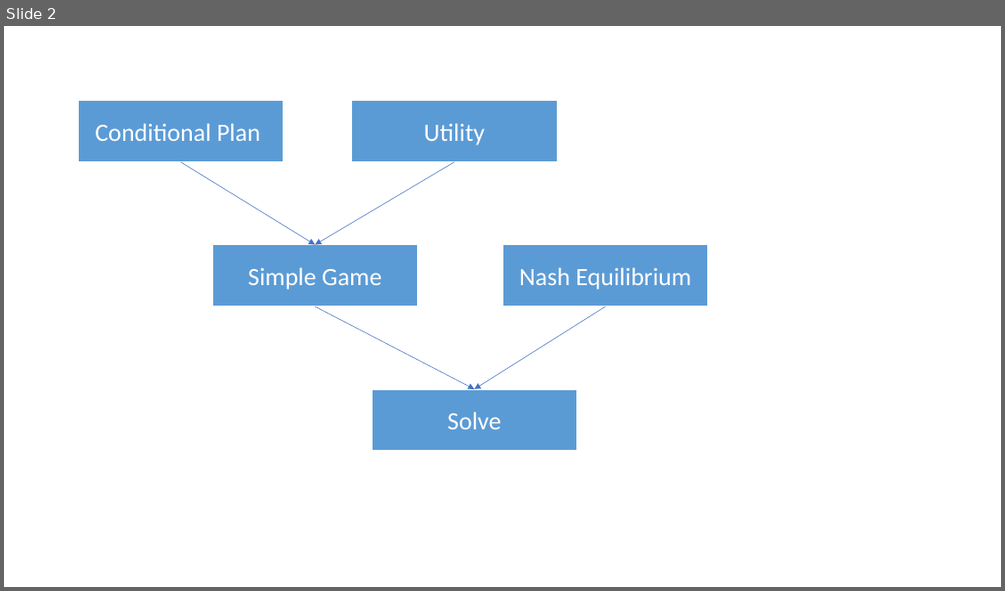
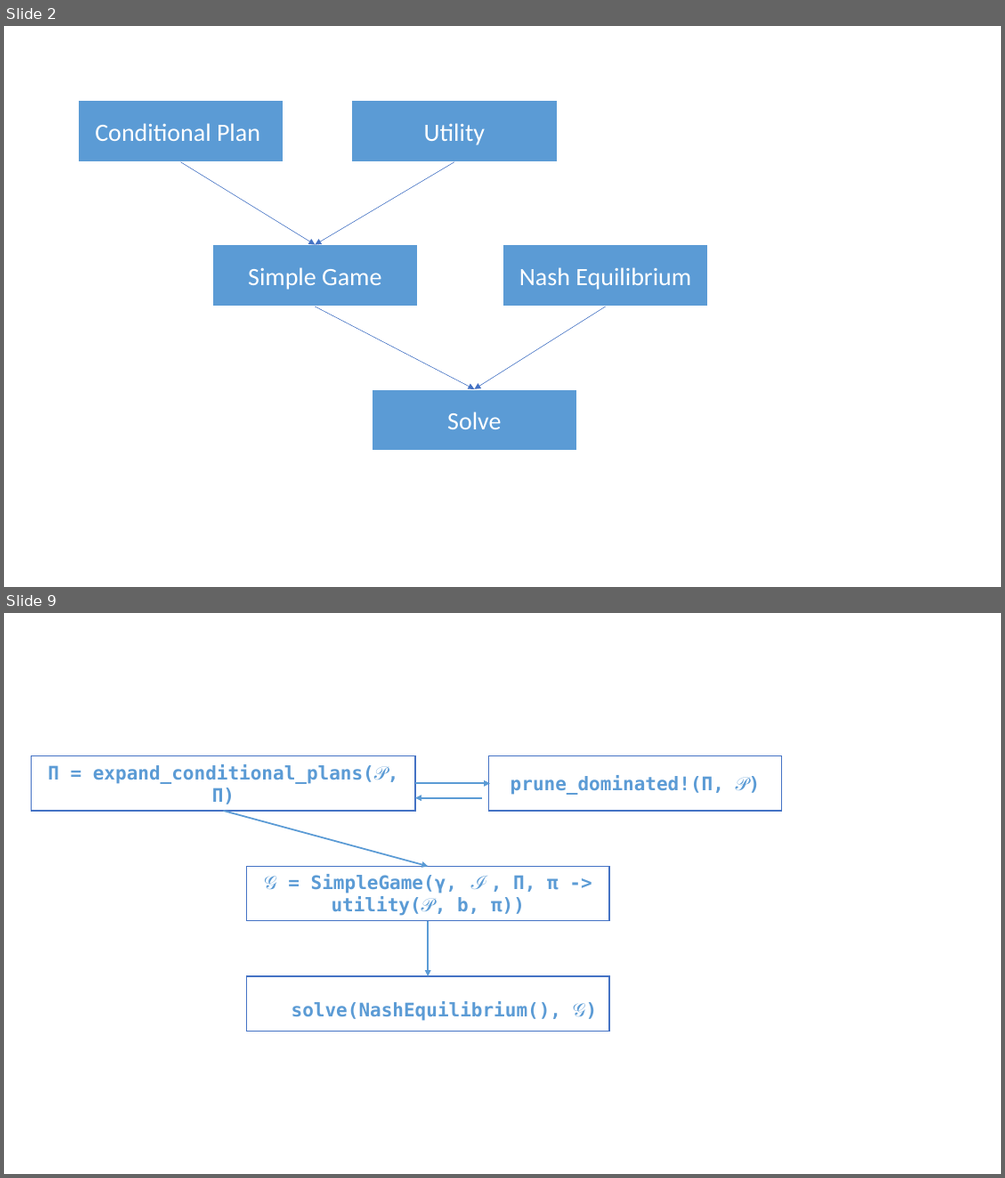
Before and after one commit to hachihao792001/ProjectAIJulia, a slide deck: docs/multicaregiver_cryingbaby/hinh ve.pptx. Shown one above the other, each under a label of ours: slide 2 before the commit, slides 2 and 9 after it; the slides between them are not shown. The pictures are 1005x591 and 1005x1178 pixels, drawn with LibreOffice and Linux fonts; fonts in the diff are those of the drawing. Boxes give left, top, right and bottom in pixels: in the first picture for what was removed or moved away, otherwise in the second. Text is boxed around its words. In the diff, an @@ line names an element or a change of style, - is before the commit and + after.

```diff
--- a/docs/multicaregiver_cryingbaby/hinh ve.pptx
+++ b/docs/multicaregiver_cryingbaby/hinh ve.pptx
@@ slide 9 added at bbox=[4, 613, 1001, 1174], background #FFFFFF @@
@@ rectangle added at bbox=[32, 755, 415, 811], fill #FFFFFF, outline #4472C4 1 pt, 18 pt, text #5B9BD5, bold @@
+Π = expand_conditional_plans(𝒫, Π)
@@ rectangle added at bbox=[488, 755, 782, 811], fill #FFFFFF, outline #4472C4 1 pt, 18 pt, text #5B9BD5, bold @@
+prune_dominated!(Π, 𝒫)
@@ arrow added from (415, 784) to (490, 784), #5B9BD5 1.5 pt @@
@@ arrow added from (483, 798) to (415, 798), #5B9BD5 1.5 pt @@
@@ arrow added from (223, 811) to (428, 866), #5B9BD5 1.5 pt @@
@@ rectangle added at bbox=[246, 866, 609, 920], fill #FFFFFF, outline #4472C4 1 pt, 18 pt, text #5B9BD5, bold @@
+𝒢 = SimpleGame(γ, ℐ, Π, π -> utility(𝒫, b, π))
@@ arrow added from (428, 921) to (428, 976), #5B9BD5 1.5 pt @@
@@ rectangle added at bbox=[246, 976, 609, 1031], fill #FFFFFF, outline #4472C4 1 pt, 18 pt, text #5B9BD5, bold @@
+solve(NashEquilibrium(), 𝒢)
```
Also in this commit, not shown: 1 slide changed, 5 other slides added, 1 other file.
